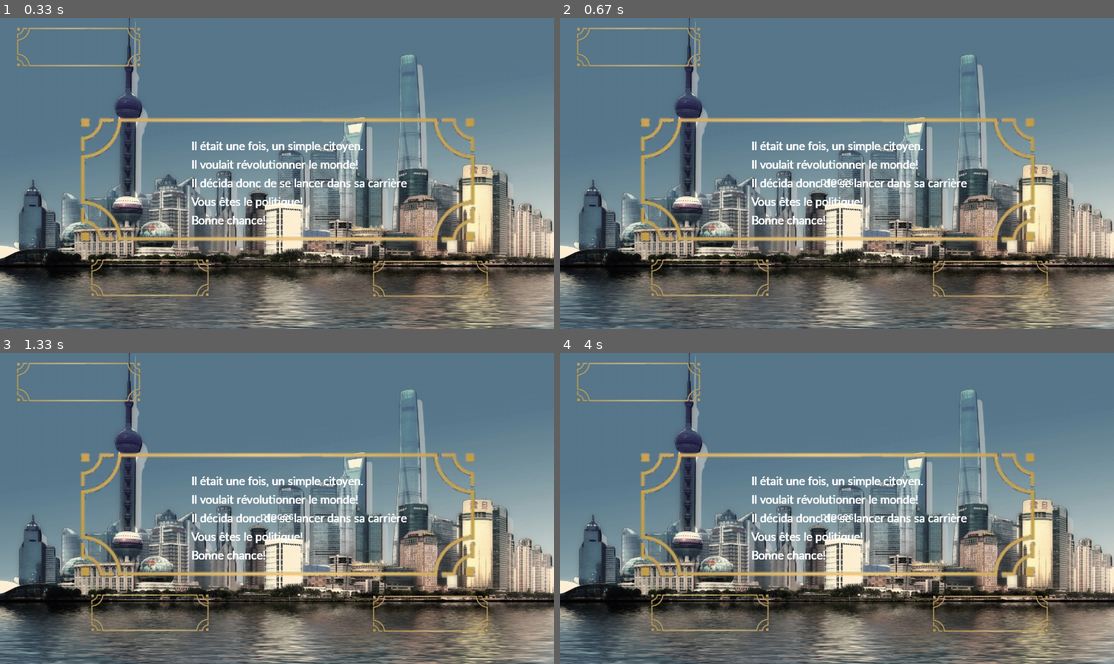
Above: before the commit, frames 1-4 (two rows, left to right).
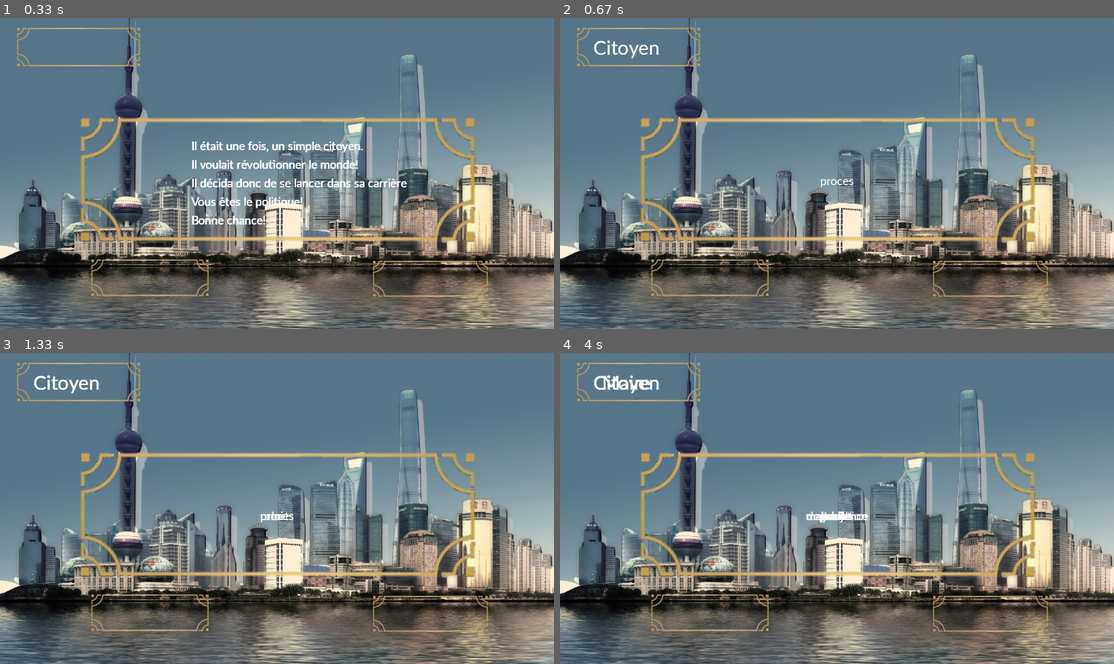
Above: after the commit, the same moments.

Repository: QuentinBubu/trophees-nsi-2022
Game: pygame game, started from main.py
The game is run twice, just before and just after one commit, with the same random seed, the same clock (stepped at 60 frames per second) and the same inputs.
Inputs (mouse positions are in pixels of both pictures, inside the frame that each line leads up to):
- Up to frame 1 (0.33 s): no input
- Up to frame 2 (0.67 s): press the mouse at (604, 61) at 0.37 s; move the mouse to (632, 151) at 0.47 s; release the mouse at (665, 245) at 0.6 s
- Up to frame 3 (1.33 s): press the mouse at (409, 617) at 0.7 s; move the mouse to (249, 527) at 0.8 s; release the mouse at (88, 433) at 0.93 s; press the mouse at (127, 617) at 1.03 s; move the mouse to (310, 620) at 1.13 s; release the mouse at (487, 626) at 1.27 s
- Up to frame 4 (4 s): press the mouse at (604, 396) at 1.47 s; move the mouse to (659, 502) at 1.57 s; release the mouse at (715, 608) at 1.7 s; press the mouse at (687, 617) at 1.97 s; move the mouse to (687, 586) at 2.07 s; release the mouse at (681, 558) at 2.2 s; press the mouse at (687, 617) at 2.5 s; move the mouse to (864, 502) at 2.6 s; release the mouse at (1041, 390) at 2.73 s; press the mouse at (604, 396) at 3.07 s; move the mouse to (709, 393) at 3.17 s; release the mouse at (809, 390) at 3.3 s; move the mouse to (969, 617) at 3.63 s; press the mouse at (969, 617) at 3.67 s; move the mouse to (975, 517) at 3.77 s; release the mouse at (975, 421) at 3.9 s

Frame 1 is identical in both runs. In frame 2, 2.1% of the frame differs, in the area x 6-74%, y 7-67%; in frame 3, 2.1%; in frame 4, 2.3%.

Commit message:
Avancement de l'interface (bouton & texte)

Diff:
--- a/main.py
+++ b/main.py
@@ -48,9 +48,9 @@
         for i in interragibles:
             i.actualiser(screen)
     elif ecran == PROLOGUE:
-        afficher_text(T_PROLOGUE, screen, screen.font, (0.5, 0.5), True, BLANC)
+        afficher_text(T_PROLOGUE, screen, screen.font, PROLOGUE, (0.5, 0.5), True, BLANC)
     elif ecran == CITOYEN:
-        afficher_text(CITOYEN.capitalize(), screen, screen.font50, (0.12, 0.055), True, BLANC)
+        afficher_text(CITOYEN.capitalize(), screen, screen.font50, CITOYEN, (0.12, 0.055), True, BLANC)
 
     pygame.display.flip()
     screen.clock.tick(60)
--- a/pygameSettings.py
+++ b/pygameSettings.py
@@ -39,7 +39,7 @@
 """
 
 
-def afficher_text(text, screen, font, position = (0.5, 0.5), antialias = True, color = BLANC, background = None, alpha = 255):
+def afficher_text(text, screen, font, nom, position = (0.5, 0.5), antialias = True, color = BLANC, background = None, alpha = 255):
     txt_sprite = pygame.sprite.Group()
     textes = text.split('\n')
     textes_traites = []
@@ -52,6 +52,8 @@
         txt.rect.y = position[1] + INTERLIGNE * n + h_max * n
         txt_sprite.add(txt)
     screen.add_sprite(txt_sprite)
+    screen.add_on_screen(nom, txt_sprite)
+    return txt_sprite
 
 class Text(pygame.sprite.Sprite):
     def __init__(self, txt, font, antialias, color, background):
--- a/src/listeEvenement.py
+++ b/src/listeEvenement.py
@@ -1,9 +1,9 @@
 from json import load
 from random import choice
 from bouton import *
-from pygameSettings import afficher_text
+from pygameSettings import PROLOGUE, afficher_text
 
-from src.utils.constante import CITOYEN, FIN_DICT_VIDE, MAIRE, DEPUTE, DEPUTE_REGIONAL, MINISTRE, PRESIDENT, PRESIDENT_DES_NATIONS
+from src.utils.constante import BLANC, CITOYEN, EVENT, FIN_DICT_VIDE, MAIRE, DEPUTE, DEPUTE_REGIONAL, MINISTRE, PRESIDENT, PRESIDENT_DES_NATIONS
 from src.utils.affichage import Affichage
 
 class ListeEvenement:
@@ -116,36 +116,40 @@
             Bouton((240, 580), (120, 60), "image/oui.png", "image/oui_c.png", self.retour_true),
             Bouton((890, 580), (120, 60), "image/non.png", "image/non_c.png", self.retour_false)
         ]
-        afficher_text(event[1]['titre'], screen, screen.font)
+        screen.remove_on_screen(PROLOGUE)
+        afficher_text(self.grade.capitalize(), screen, screen.font50, CITOYEN, (0.12, 0.055), True, BLANC)
+        afficher_text(event[1]['titre'], screen, screen.font, EVENT)
         wait = True
         while wait:
-            for event in pygame.event.get():
-                if event.type == pygame.QUIT:
-                    choix = 'stop'
-                if event.type == pygame.VIDEORESIZE:
-                    screen.set_screen(pygame.display.set_mode((event.w, event.h), pygame.RESIZABLE))
+            for pyevent in pygame.event.get():
+                if pyevent.type == pygame.QUIT:
+                    wait = False
+                    return False
+                if pyevent.type == pygame.VIDEORESIZE:
+                    screen.set_screen(pygame.display.set_mode((pyevent.w, pyevent.h), pygame.RESIZABLE))
 
                 # click de souris
-                if event.type == pygame.MOUSEBUTTONDOWN:
+                if pyevent.type == pygame.MOUSEBUTTONDOWN:
                     # click gauche :
-                    if event.button == 1:
+                    if pyevent.button == 1:
                         for bouton in interragibles:
                             # Si le bouton est clické, alors sont état est clické
                             bouton.set_clicked(bouton.is_clicked())
                             r = bouton.click()
 
                 # lacher le clic
-                if event.type == pygame.MOUSEBUTTONUP:
+                if pyevent.type == pygame.MOUSEBUTTONUP:
                     # clic gauche :
-                    if event.button == 1:
+                    if pyevent.button == 1:
                         for bouton in interragibles:
                             # Du fait que le bouton est laché, il ne peut pas y avoir de bouton clické
                             bouton.set_clicked(False)
                             choix = bouton.click()
+                            wait = False
         print(choix)
         return {'accepter':choix, 'event':event[1]}
 
     def retour_true(self):
-        return True
+        return 'oui'
     def retour_false(self):
-        return False
+        return 'non'
--- a/src/screen.py
+++ b/src/screen.py
@@ -3,6 +3,7 @@
 class Screen:
 
     sprites = pygame.sprite.Group()
+    on_screen = {}
 
     def __init__(self) -> None:
         pygame.init()
@@ -44,8 +45,22 @@
 
     def add_sprite(self, sprite):
         self.sprites.add(sprite)
+        self.update()
+
+    def remove_sprite(self, sprite):
+        self.sprites.empty()
+        self.sprites.remove(sprite)
+        self.update()
+
+    def add_on_screen(self, nom, element):
+        self.on_screen[nom] = element
+
+    def remove_on_screen(self, nom):
+        if nom in list(self.on_screen.keys()):
+            self.remove_sprite(self.on_screen[nom])
+            del self.on_screen[nom]
+
+    def update(self):
         self.sprites.update()
         self.sprites.draw(self.screen)
-
-    def remove_sprite(self, sprite):
-        self.sprites.remove(sprite)
+        pygame.display.flip()
--- a/src/utils/constante.py
+++ b/src/utils/constante.py
@@ -5,6 +5,7 @@
 MINISTRE = "ministre"
 PRESIDENT = "président"
 PRESIDENT_DES_NATIONS = "président des nations"
+EVENT = "event"
 FIN_GAGNE = 0
 FIN_TEMPS = 1
 FIN_PRISON = 2
